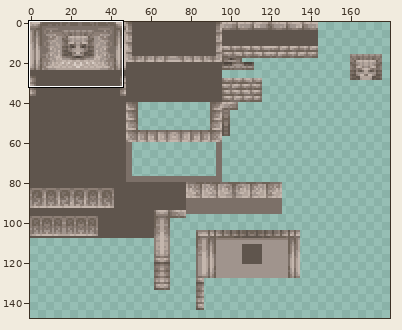
Two versions of one sprite sheet, src/assets/gauntlet/textures/decoration/alabaster_fountain.png. The picture above shows the old version from afar; the outline marks the close-up.
Close-up. Before the commit:
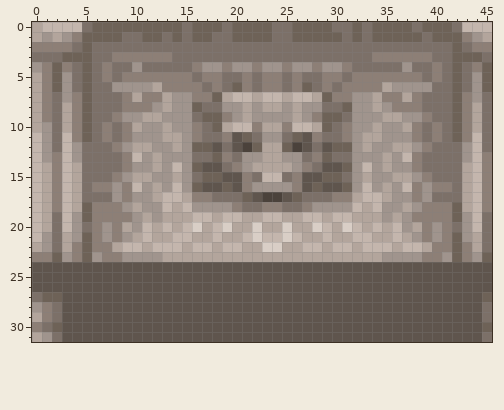
The file is 256x256 pixels. Colours within 5 levels of each other are drawn and written as one. Shown: x 0..45, y 0..31. The wide view leaves out empty margins.
After the commit:
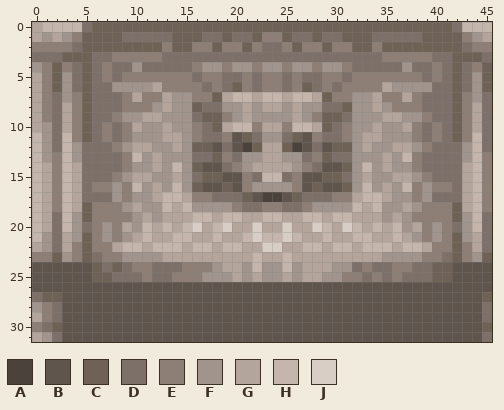
Palette (. is transparent): A #4b423b  B #5f554d  C #6e6257  D #7c7068  E #8d7f76  F #a0948d  G #b3a59c  H #c4b6ad  J #d9cec6
From old to new:
y 0: x 15 D -> C; x 19 D -> C; x 24..25 DD -> CC; x 30..31 DD -> CC; x 33 D -> C; x 38 D -> C
y 1: x 11..12 CC -> DD; x 15 D -> C; x 17 C -> D; x 19..21 DCC -> CDD; x 23..27 CDDCC -> EECDD; x 29..31 CCD -> DDC; x 33..39 DCCCCCD -> CDDDDDC
y 2: x 6..22 DDDDDDDDDDDDDDDDD -> CCCCCCCECCEECEECE; x 25..41 DDDDDDDDDDDDDDDDD -> ECEECEECCECCCCCCC
y 3: x 13 E -> D; x 34 E -> D
y 23: x 6 F -> D; x 22 G -> H; x 25 G -> H; x 41 F -> D
y 24: x 6..41 BBBBBBBBBBBBBBBBBBBBBBBBBBBBBBBBBBBB -> CDCDEEDDDEEEFGGFHFFHFGGGFFDEDDEEDDCC
y 25: x 6..41 BBBBBBBBBBBBBBBBBBBBBBBBBBBBBBBBBBBB -> CCDDDEDDEEEFFFGFGFFGFGGFFEEDEDEDDDCC
Where, in picture pixels (left, top, right, bottom), the same in both close-ups:
changed: (92, 22, 452, 62)
changed: (92, 252, 452, 282)
